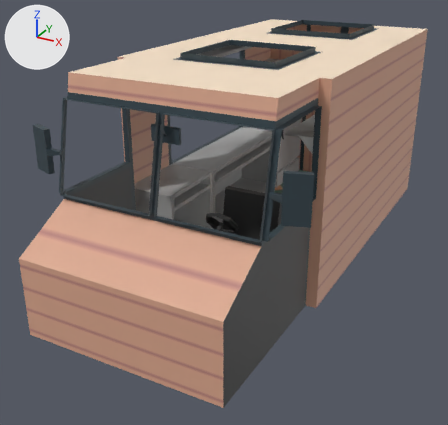
The Blender file Assets/Models/FoodTruck.blend: old version first, new version second.
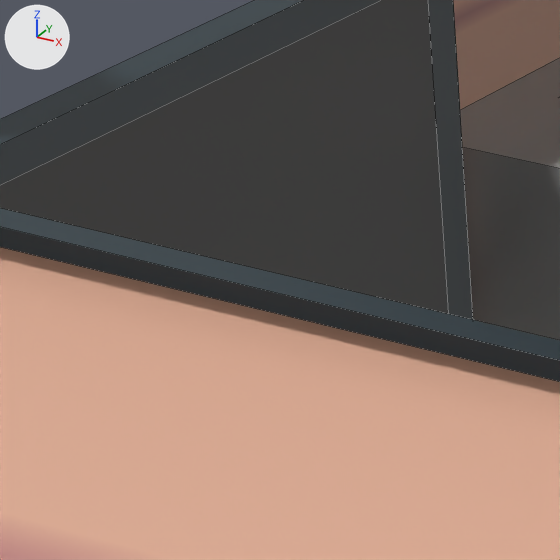
Each version is shown whole from a 50 mm camera at (5.07, -11.42, 6.9) aimed at (-0.4, -1.48, 1.93), then close up on the part from 17% to 33% of the width and 40% to 57% of the height. Every picture has the same lights, and +X, +Y and +Z are marked at upper left. The close-ups show mesh edges as thin lines.

Names of what the first close-up shows: 'Counter', 'Food Truck'.
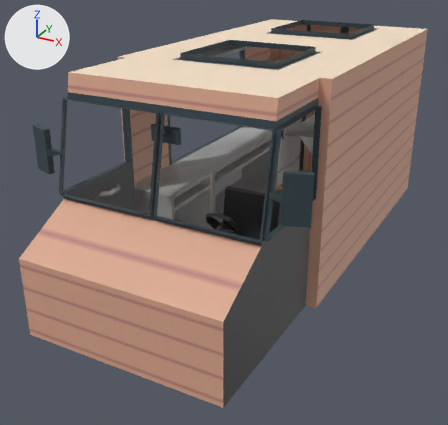
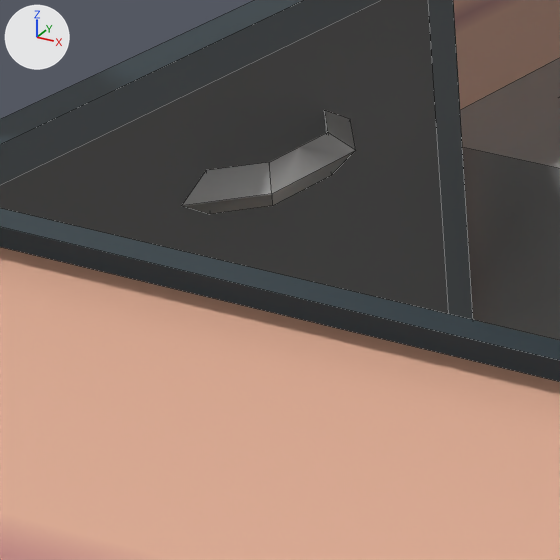
The change, as a diff of the scene's bpy script:
```diff
--- a/Assets/Models/FoodTruck.blend.py
+++ b/Assets/Models/FoodTruck.blend.py
@@ me_cube @@
 # used by ob_food_truck; location = (0.0, 0.0, 0.0); rotation_euler = (1.571, 0.0, -3.142), in degrees (90, 0, -180)
-me_cube.from_pydata(...)  # 197 vertices, 130 faces, 1 loose edge; spans x -2.0..2.1, y 1.0..5.1, z -5.5..4.1
+me_cube.from_pydata(...)  # 221 vertices, 148 faces, 1 loose edge; spans x -2.0..2.1, y 1.0..5.1, z -5.5..4.1
+# me_cube part 1
+# 16 vertices are added at x -1.79..1.79, y 2.7..2.75, z -3.56..-2.94
+# 8 new vertices lie (0.0, 0.1, 0.0) away from vertices in x -1.79..1.79, y 2.7, z -3.47..-3.03
+# 18 new faces join them
 me_cube.materials.append(mat_food_truck_png_001)
```

What differs and where, as boxes [x1, y1, x2, y2] in the close-ups (560 x 560 px):
part 1 of me_cube, added
    after: [182, 111, 356, 214]
